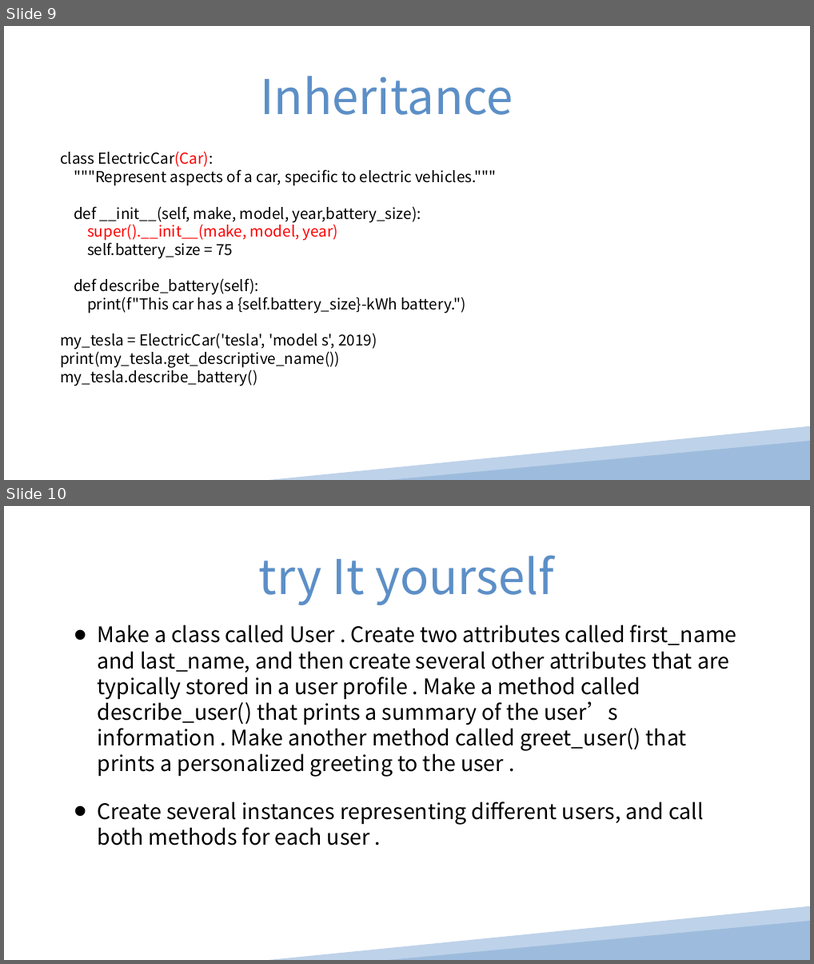
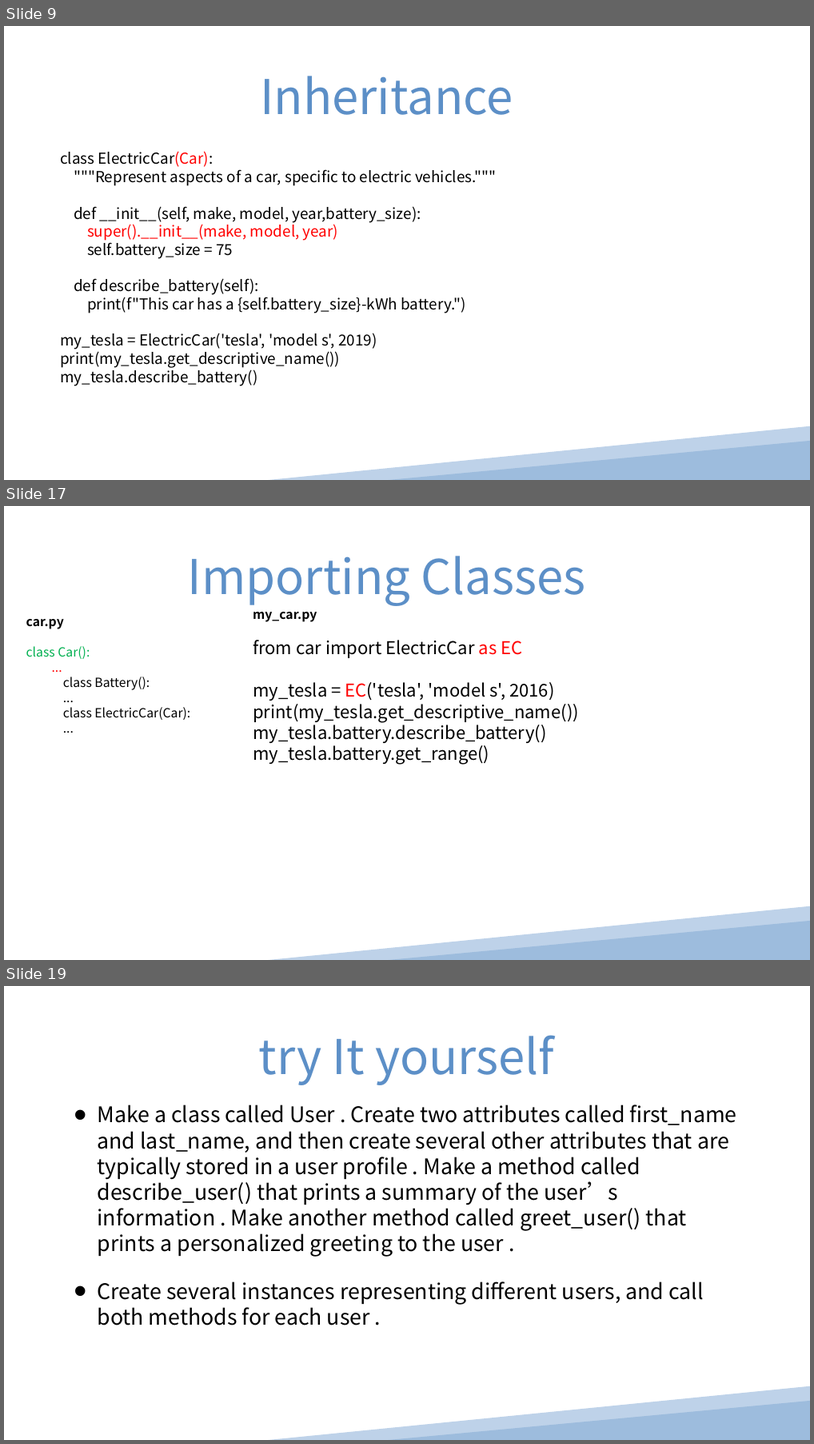
Before and after one commit to pinglee0/py, a slide deck: Chapter 9.ppt. Shown one above the other, each under a label of ours: slides 9 and 10 before the commit, slides 9, 17 and 19 after it; the slides between them are not shown. The pictures are 814x964 and 814x1444 pixels, drawn with LibreOffice and Linux fonts; fonts in the diff are those of the drawing. Boxes give left, top, right and bottom in pixels: in the first picture for what was removed or moved away, otherwise in the second. Text is boxed around its words. In the diff, an @@ line names an element or a change of style, - is before the commit and + after.

```diff
--- a/Chapter 9.ppt
+++ b/Chapter 9.ppt
@@ slide 17 added at (4, 506, 810, 960), background #FFFFFF @@
@@ text added at (188, 556, 586, 606), 76 pt, text #5C8FC7 @@
+Importing Classes
@@ text added at (26, 619, 190, 720), 20 pt, text #000000 @@
+car.py
+class Car():
+  ...
+class Battery():
+...
+class ElectricCar(Car):
+...
@@ text added at (253, 612, 579, 764), 28 pt, text #000000 @@
+my_car.py
+from car import ElectricCar as EC
+my_tesla = EC('tesla', 'model s', 2016)
+print(my_tesla.get_descriptive_name())
+my_tesla.battery.describe_battery()
+my_tesla.battery.get_range()
@@ freeform shape added at (269, 905, 810, 960), fill #BED2E9 @@
@@ triangle added at (389, 920, 810, 960), fill #9DBCDD @@
@@ what was slide 10 is now slide 19 @@
```
Also in this commit, not shown: 8 other slides added, 1 other file.
